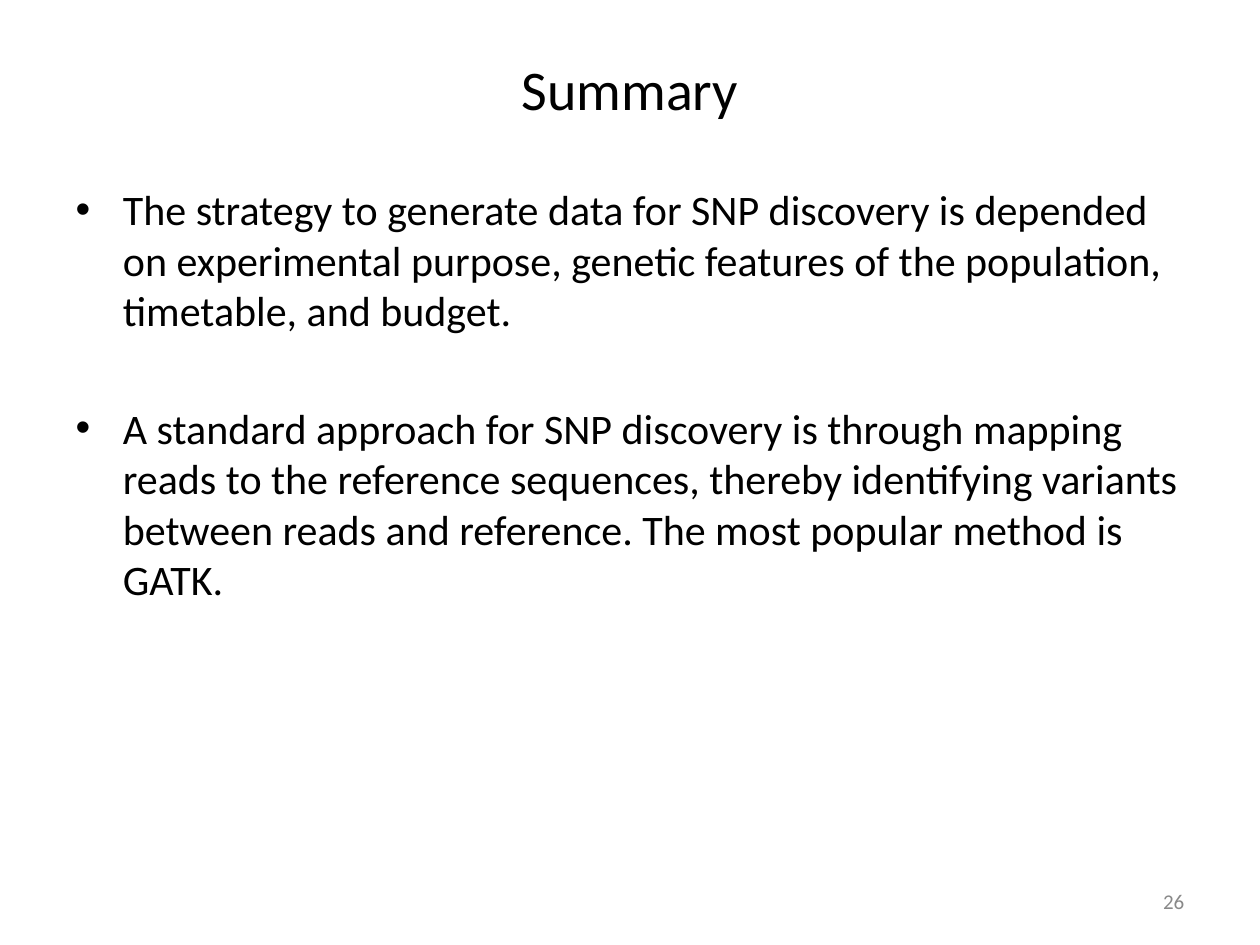
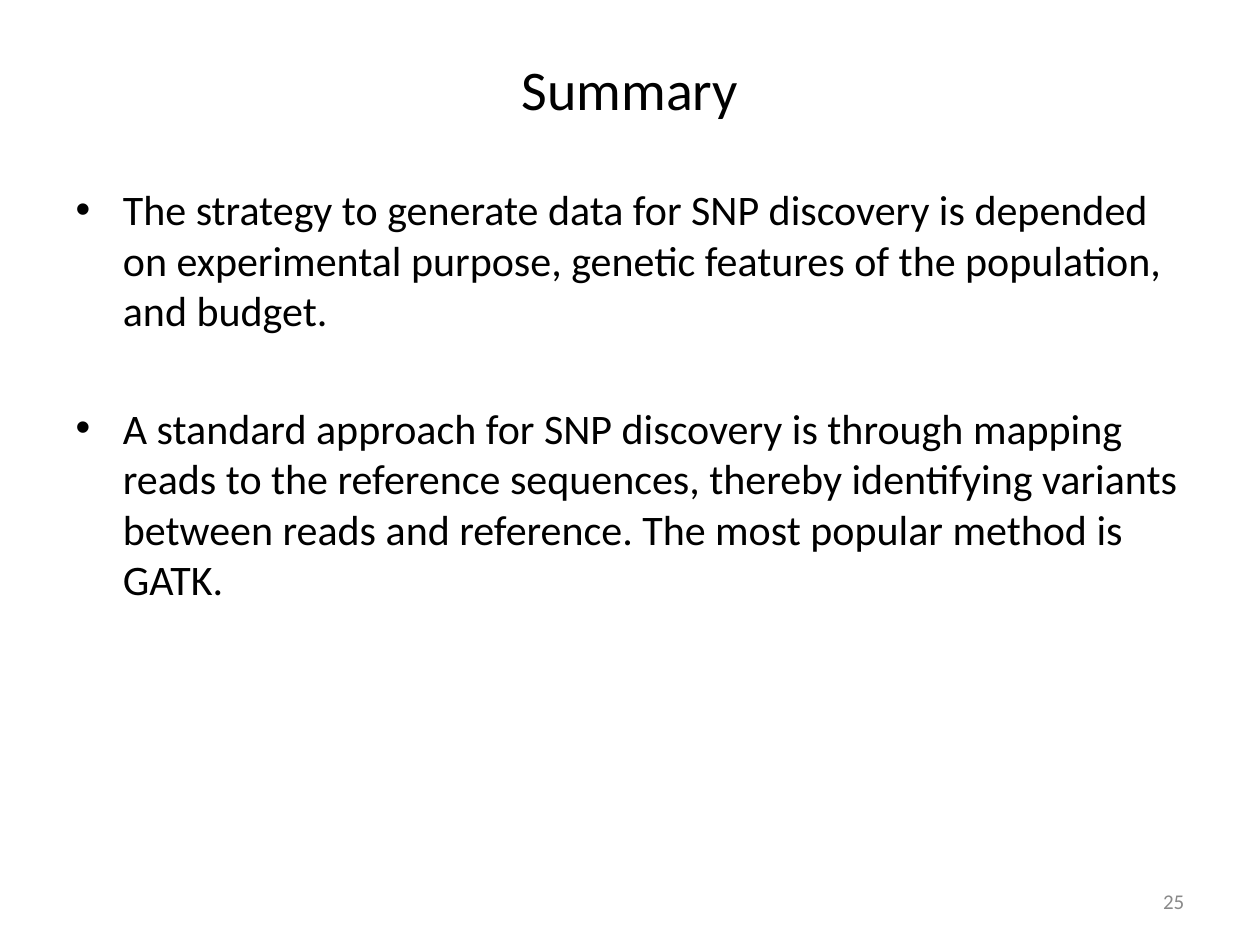
Before and after one commit to liu3zhenlab/teaching, a slide deck: slide 26 of PLPTH813Bioinformatis/2023/lectures/lecture08_variants.pptx (slide 27 before the commit). Drawn at 1260x945 pixels with LibreOffice and Linux fonts; fonts in the diff are those of the drawing. Boxes give left, top, right and bottom in pixels: in the first picture for what was removed or moved away, otherwise in the second. Text is boxed around its words. In the diff, an @@ line names an element or a change of style, - is before the commit and + after.

```diff
--- a/PLPTH813Bioinformatis/2023/lectures/lecture08_variants.pptx
+++ b/PLPTH813Bioinformatis/2023/lectures/lecture08_variants.pptx
@@ text at (123,195,1161,334): text changed @@
-• The strategy to generate data for SNP discovery is depended on experimental purpose, genetic features of the population, timetable, and budget.
+• The strategy to generate data for SNP discovery is depended on experimental purpose, genetic features of the population, and budget.
@@ page number at (1163,895,1184,909): text changed @@
-26
+25
```
Also in this commit, not shown: 2 other slides changed, 1 slide removed, 4 other files.
